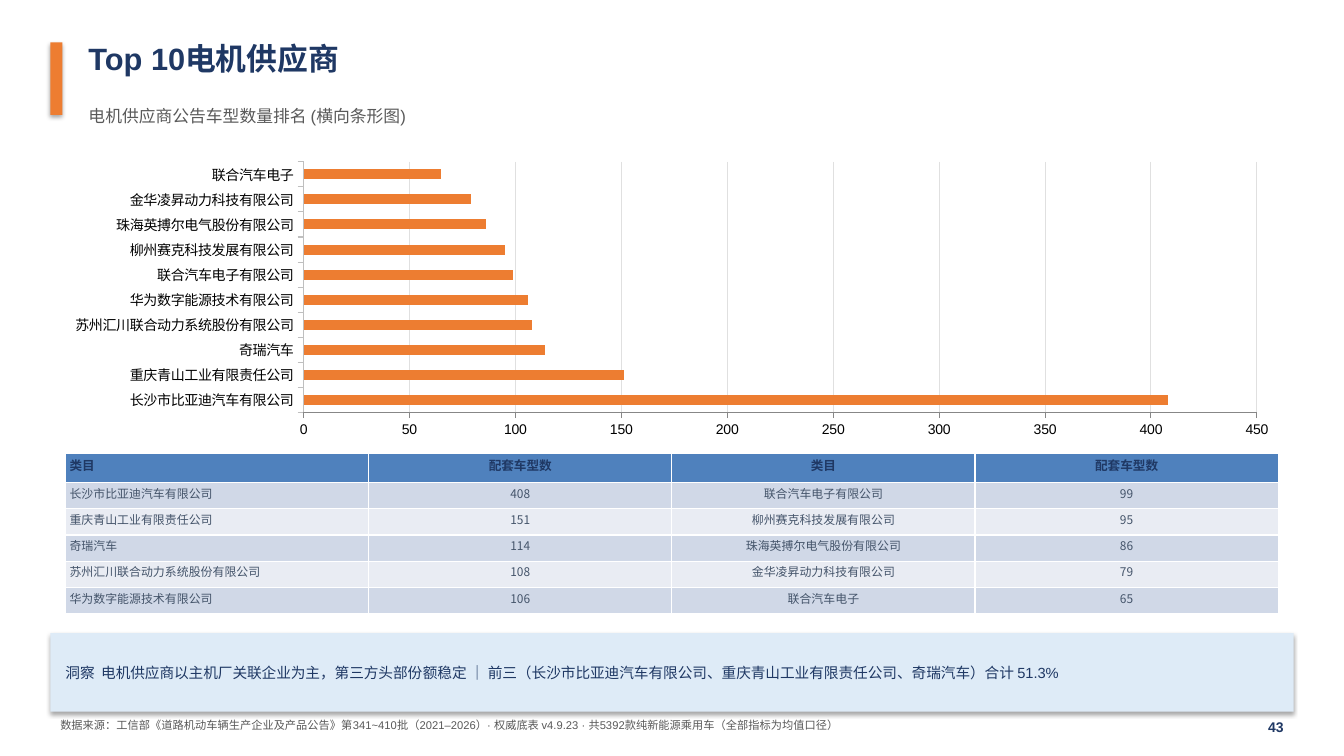
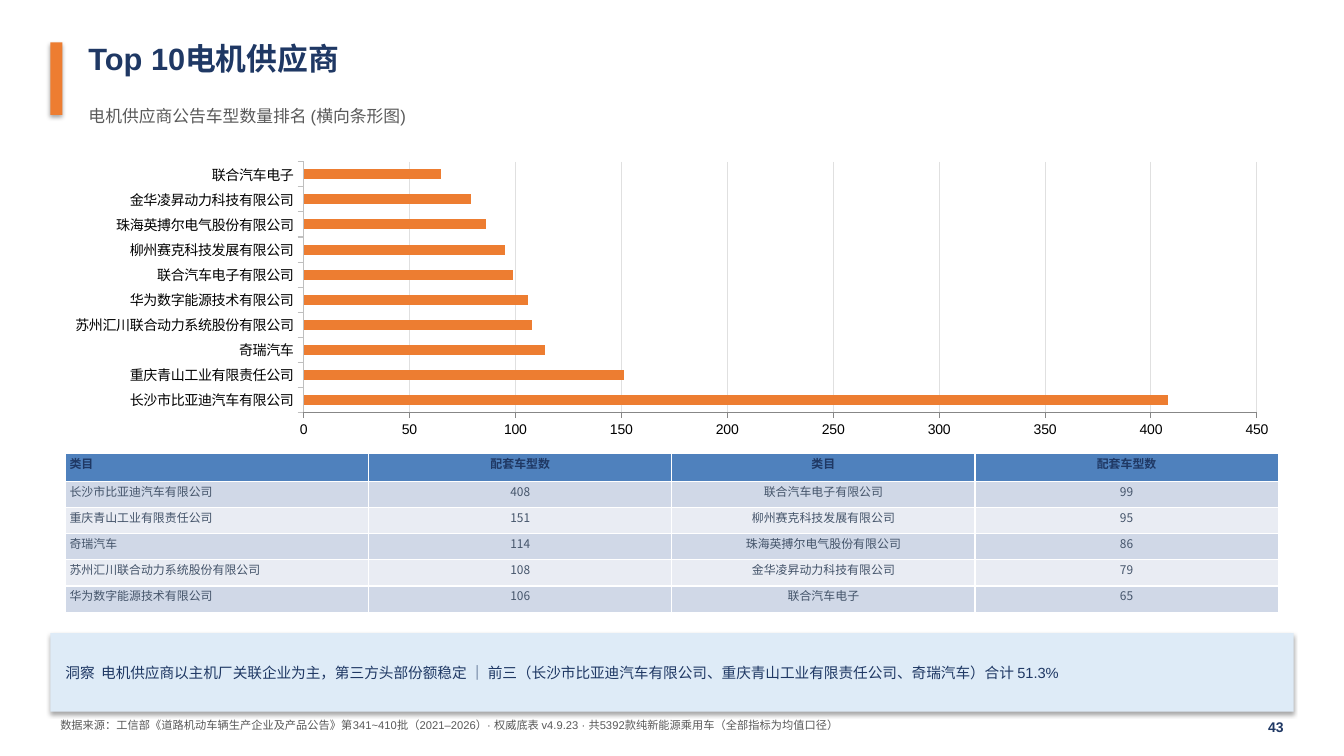
Before and after one commit to coolcat0125/TA-Analysis, a slide deck: slide 44 of NEV公告车型行业分析_演示文稿.pptx. Drawn at 1344x756 pixels with LibreOffice and Linux fonts; fonts in the diff are those of the drawing. Boxes give left, top, right and bottom in pixels: in the first picture for what was removed or moved away, otherwise in the second. Text is boxed around its words. In the diff, an @@ line names an element or a change of style, - is before the commit and + after.

```diff
--- a/NEV公告车型行业分析_演示文稿.pptx
+++ b/NEV公告车型行业分析_演示文稿.pptx
@@ table at [66,454,1279,612] @@
@@ size 9 to 8.5 pt in "类目", "配套车型数", "类目", "配套车型数" @@
```
Also in this commit, not shown: 43 other slides changed, 12 other files.
